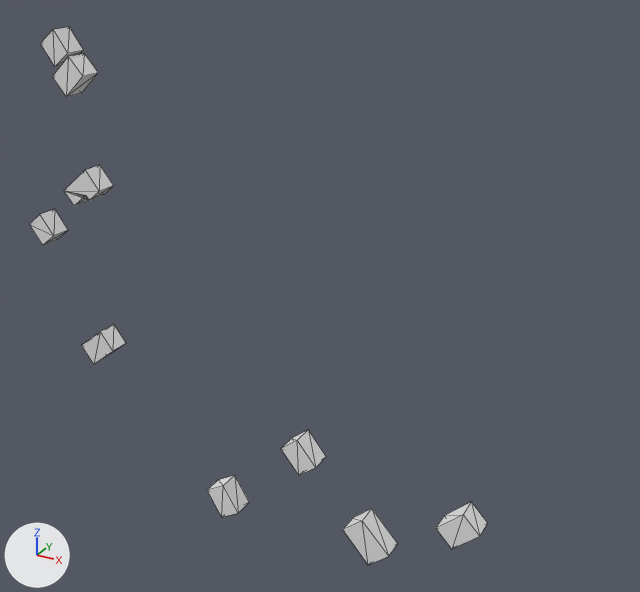
The glTF model output/glb/tile_589.glb: old version first, new version second.
Both versions are drawn from a camera (50 mm lens) standing at (196.0, -306.0, 149.0) and looking at (5.0, 42.0, -26.0). The lights are fixed; the arrows at lower left show +X, +Y and +Z. The first picture is the older version. Mesh edges are drawn as thin lines.
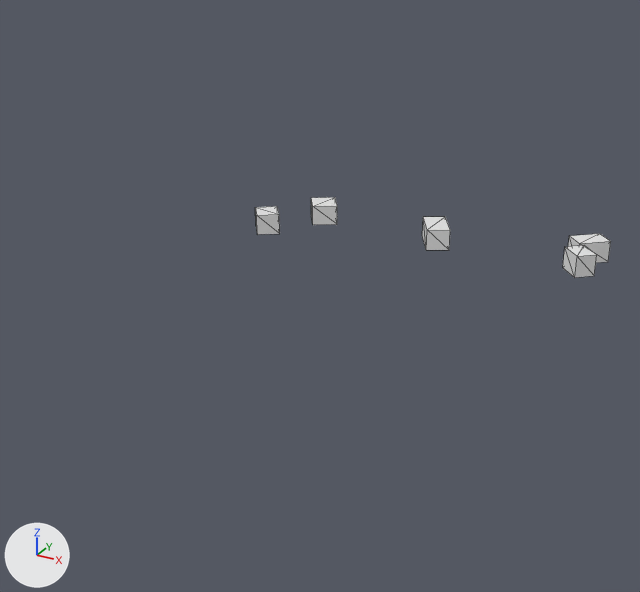
Patch to the scene script:
```diff
--- a/output/glb/tile_589.glb.py
+++ b/output/glb/tile_589.glb.py
@@ me_mesh_0 @@
 # used by ob_mesh_0; location = (0.0, 0.0, 0.0)
-me_mesh_0.from_pydata(...)  # 76 vertices, 96 faces; spans x -131.0..110.0, y -10.0..0.0, z -133.0..99.0
+me_mesh_0.from_pydata(...)  # 40 vertices, 50 faces; spans x -38.0..130.0, y 42.0..96.0, z 0.0..10.0
+# me_mesh_0 part 1: the loose piece of 8 vertices spanning x 45.0..69.0, y -10.0..0.0, z -130.0..-106.0 is multiplied about its middle by the matrix ((0.91, 0.0, 0.227), (-0.227, 0.0, 0.91), (0.0, -0.938, 0.0)), then moved by (-6.0, 78.0, 123.0)
+# me_mesh_0 part 2: the loose piece of 8 vertices spanning x -131.0..-115.0, y -10.0..0.0, z -5.0..11.0 is turned -90 degrees about the x axis through its middle and scaled by 1.04, then moved by (93.0, 56.0, 2.0)
+# me_mesh_0 part 3: the loose piece of 8 vertices spanning x -31.0..-13.0, y -10.0..0.0, z -133.0..-113.0 is turned -90 degrees about the x axis through its middle and scaled by 0.964, then moved by (10.0, 82.0, 128.0)
+# me_mesh_0 part 4: the loose piece of 8 vertices spanning x 13.0..31.0, y -10.0..0.0, z -93.0..-74.0 is turned -90 degrees about the x axis through its middle and scaled by 0.833, then moved by (99.0, 74.0, 88.0)
+# me_mesh_0 part 5: the loose piece of 8 vertices spanning x -103.0..-85.0, y -10.0..0.0, z 70.0..88.0 is turned -90 degrees about the x axis through its middle, then moved by (215.0, 92.0, -74.0)
+# me_mesh_0 part 6: the loose piece of 12 vertices spanning x -105.0..-82.0, y -10.0..0.0, z 19.0..38.0 is deleted
+# me_mesh_0 part 7: the loose piece of 8 vertices spanning x 90.0..110.0, y -10.0..0.0, z -105.0..-85.0 is deleted
+# me_mesh_0 part 8: the loose piece of 8 vertices spanning x -105.0..-84.0, y -10.0..0.0, z -66.0..-46.0 is deleted
+# me_mesh_0 part 9: the loose piece of 8 vertices spanning x -108.0..-92.0, y -10.0..0.0, z 83.0..99.0 is deleted
```

Boxes [x1, y1, x2, y2] around the edits, measured in the pictures (640 x 592 px; the box of a moved part takes in the faces that stretch with it):
'Mesh_0', reshaped (22% narrower, 85% shorter): before [29, 27, 487, 565]; after [255, 197, 611, 278]
part 1 of me_mesh_0, moved or reshaped: before [343, 509, 398, 565]; after [422, 217, 450, 250]
part 2 of me_mesh_0, moved or reshaped: before [29, 209, 68, 245]; after [255, 206, 280, 235]
part 3 of me_mesh_0, moved or reshaped: before [207, 475, 249, 517]; after [311, 197, 337, 225]
part 4 of me_mesh_0, moved or reshaped: before [281, 430, 326, 475]; after [563, 246, 597, 278]
part 5 of me_mesh_0, moved or reshaped: before [52, 53, 98, 97]; after [568, 234, 611, 263]
part 6 of me_mesh_0, deleted: before [64, 165, 114, 206]
part 7 of me_mesh_0, deleted: before [436, 502, 487, 549]
part 8 of me_mesh_0, deleted: before [81, 324, 126, 364]
part 9 of me_mesh_0, deleted: before [40, 27, 84, 67]
